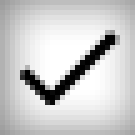
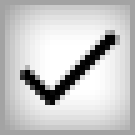
Comparing the layer stacks of the two 135×135 images. Changes:
pixels changed over [0, 0, 135, 135] (layer not identified)
